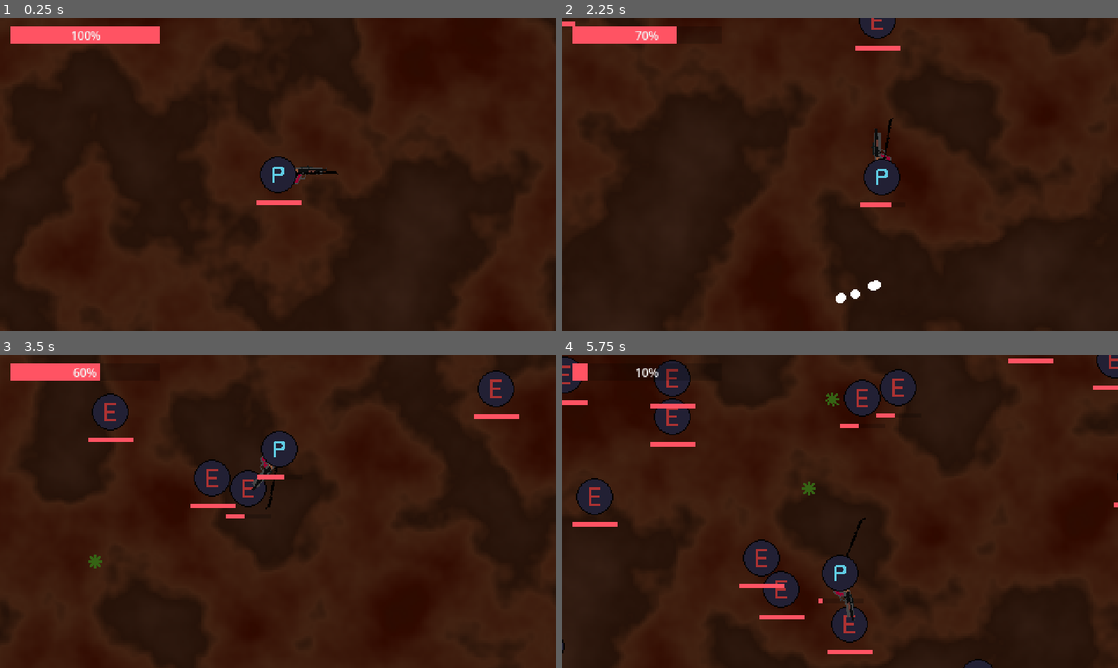
Above: before the commit, frames 1-4 (two rows, left to right).
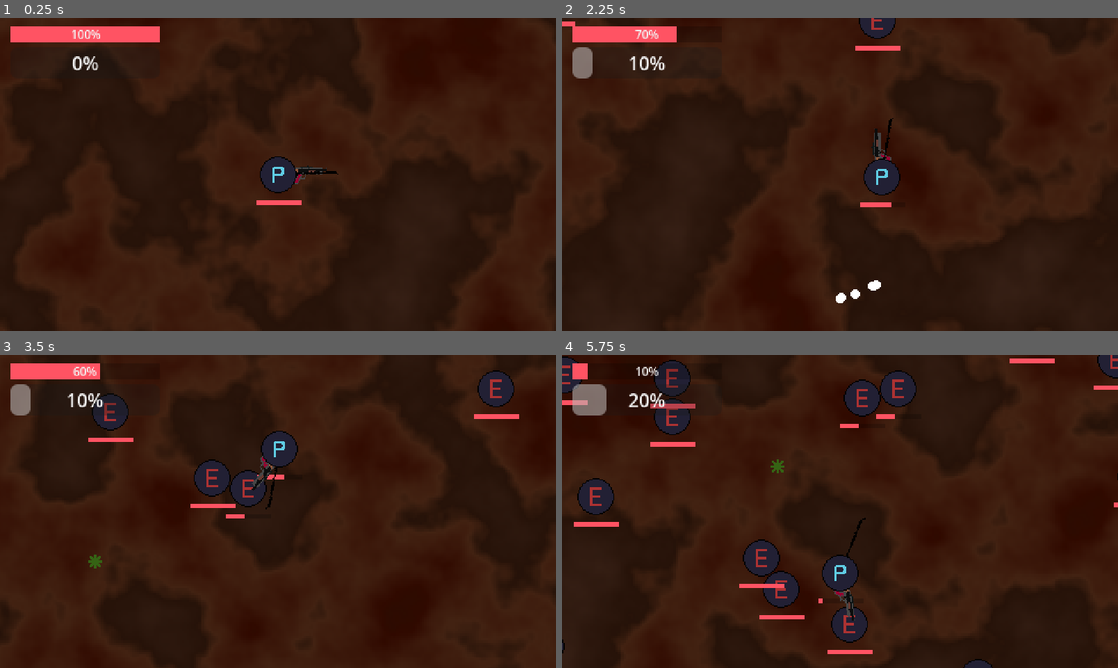
Above: after the commit, the same moments.

Repository: BaldurThor/CGDD
Game: Godot game, scene res://scenes/main.tscn
The game is run twice, just before and just after one commit, with the same random seed, the same clock (stepped at 60 frames per second) and the same inputs.
Inputs (mouse positions are in pixels of both pictures, inside the frame that each line leads up to):
- Up to frame 1 (0.25 s): no input
- Up to frame 2 (2.25 s): tap Enter at 0.5 s; move the mouse to (962, 158) at 0.52 s; hold D (move_right) 0.53-1.28 s; click (962, 158) at 0.67 s; move the mouse to (728, 190) at 1.27 s; hold S (move_down) 1.28-2.03 s; move the mouse to (895, 105) at 2.02 s; hold D (move_right) from 2.03 s (still down)
- Up to frame 3 (3.5 s): move the mouse to (250, 574) at 2.77 s; release D (move_right) at 2.78 s; hold W (move_up) from 2.78 s (still down); click (250, 574) at 2.92 s
- Up to frame 4 (5.75 s): move the mouse to (1006, 558) at 3.52 s; release W (move_up) at 3.53 s; hold A (move_left) 3.53-5.03 s; move the mouse to (673, 464) at 4.27 s; move the mouse to (867, 511) at 5.02 s; hold S (move_down) from 5.03 s (still down); click (867, 511) at 5.17 s

The runs differ from the first frame. In frame 1, 0.3% of the frame differs, in the area x 1-29%, y 3-17%; in frame 2, 0.6%; in frame 3, 0.7%; in frame 4, 1.5%, in the area x 1-99%, y 0-84%.

Commit message:
Add experience progress bar and experience collecting

Diff:
--- /dev/null
+++ b/player_stats.tscn
@@ -0,0 +1,3 @@
+[gd_scene format=3 uid="uid://dqeoaqvkhitna"]
+
+[node name="Stats" type="Node2D"]
--- /dev/null
+++ b/scenes/experience_bar.gd
@@ -0,0 +1,12 @@
+class_name ExperienceBar extends ProgressBar
+
+@onready var experience: Experience = $"../../../Experience"
+
+func _ready() -> void:
+	experience.update_experience_bar.connect(_update_experience_bar)
+	value = experience.current_experience
+	max_value = experience.required_for_level_up
+	step = 1
+
+func _update_experience_bar(experience_amount: int) -> void:
+	value = experience_amount
--- a/scenes/experience_radius.gd
+++ b/scenes/experience_radius.gd
@@ -1,6 +1,9 @@
 class_name ExperienceRange extends Area2D
 
-@onready var player: Player = $".."
+# The radius at which the gems are drawn towards the player.
+# This radius may be changed at runtime.
+
+@onready var player: Player = $"../.."
 
 func _on_body_entered(body: Node2D) -> void:
 	if body is ExperienceGem:
--- /dev/null
+++ b/scenes/experience_tracker.gd
@@ -0,0 +1,15 @@
+class_name Experience extends Node
+
+# Manages everything related to experience on the player-side
+
+var current_experience: int = 0
+var required_for_level_up: int = 10
+signal gain_experience(amount: int)
+signal update_experience_bar(experience: int)
+
+func _ready() -> void:
+	gain_experience.connect(_gain_experience)
+
+func _gain_experience(amount: int) -> void:
+	current_experience += amount
+	update_experience_bar.emit(current_experience)
--- /dev/null
+++ b/scenes/pickup_radius.gd
@@ -0,0 +1,11 @@
+class_name PickupRadius extends Area2D
+
+# The radius of which the experience gems are actually picked up.
+# This radius should not be changed at runtime.
+
+@onready var experience: Experience = $".."
+
+func _on_body_entered(body: Node2D) -> void:
+	if body is ExperienceGem:
+		experience.gain_experience.emit(body.experience_value)
+		body.queue_free()
--- a/scenes/player.tscn
+++ b/scenes/player.tscn
@@ -1,22 +1,25 @@
-[gd_scene load_steps=24 format=3 uid="uid://m0yu4nmvb5mw"]
+[gd_scene load_steps=28 format=3 uid="uid://4772b5hdnvou"]
 
 [ext_resource type="Script" path="res://scripts/player.gd" id="1_8f13i"]
 [ext_resource type="Texture2D" uid="uid://dvihjb0iw3fs7" path="res://assets/player_placeholder.png" id="1_hjk42"]
 [ext_resource type="Shader" path="res://assets/ground.gdshader" id="2_k5ka0"]
 [ext_resource type="Script" path="res://scripts/gun_rotation.gd" id="4_chwgw"]
-[ext_resource type="PackedScene" uid="uid://dtbj53hjoq25a" path="res://scenes/gun.tscn" id="5_toqby"]
+[ext_resource type="PackedScene" uid="uid://dlu02g3t5bc3x" path="res://scenes/gun.tscn" id="5_toqby"]
 [ext_resource type="Resource" uid="uid://47poamxlvrlg" path="res://assets/weapons/shotgun.tres" id="6_0jfqt"]
 [ext_resource type="Resource" uid="uid://dfrpeoaucgrw1" path="res://assets/weapons/rifle.tres" id="6_hxhvb"]
-[ext_resource type="PackedScene" path="res://scenes/bullet.tscn" id="6_rvydb"]
+[ext_resource type="PackedScene" uid="uid://cjic0x74o4im1" path="res://scenes/bullet.tscn" id="6_rvydb"]
 [ext_resource type="Script" path="res://scripts/rod_swivel.gd" id="6_swhb5"]
 [ext_resource type="Texture2D" uid="uid://cfyf3iuyo4vwe" path="res://assets/rod_placeholder.png" id="7_l7pv7"]
+[ext_resource type="Script" path="res://scenes/experience_bar.gd" id="10_pxkv6"]
 [ext_resource type="Script" path="res://scenes/experience_radius.gd" id="11_fmot2"]
 [ext_resource type="AudioStream" uid="uid://i5mn37rth3s2" path="res://assets/sounds/xp.wav" id="12_ax3nw"]
+[ext_resource type="Script" path="res://scenes/pickup_radius.gd" id="12_yq8ij"]
 [ext_resource type="Theme" uid="uid://hn44xjwjebxk" path="res://themes/health_bar.tres" id="13_soul0"]
-[ext_resource type="PackedScene" uid="uid://b27piue7iem4c" path="res://scenes/health_bar.tscn" id="13_vcw5i"]
+[ext_resource type="PackedScene" uid="uid://bjpfq2ef27wp4" path="res://scenes/health_bar.tscn" id="13_vcw5i"]
 [ext_resource type="Script" path="res://scripts/hud/health_bar.gd" id="14_543rk"]
 [ext_resource type="Script" path="res://scripts/hud/hud.gd" id="15_60owl"]
 [ext_resource type="Script" path="res://scripts/entity_health.gd" id="15_t31hb"]
+[ext_resource type="Script" path="res://scenes/experience_tracker.gd" id="17_8q3by"]
 
 [sub_resource type="ShaderMaterial" id="ShaderMaterial_upf5s"]
 shader = ExtResource("2_k5ka0")
@@ -39,7 +42,10 @@
 radius = 16.0
 
 [sub_resource type="CircleShape2D" id="CircleShape2D_35cqd"]
-radius = 50.0
+radius = 35.0
+
+[sub_resource type="CircleShape2D" id="CircleShape2D_5cqtx"]
+radius = 25.0
 
 [node name="Player" type="CharacterBody2D"]
 script = ExtResource("1_8f13i")
@@ -62,44 +68,6 @@
 
 [node name="Camera2D" type="Camera2D" parent="."]
 position_smoothing_enabled = true
-
-[node name="PistolSwivel" type="Node2D" parent="."]
-script = ExtResource("4_chwgw")
-
-[node name="Pistol" parent="PistolSwivel" instance=ExtResource("5_toqby")]
-bullet_type = ExtResource("6_rvydb")
-
-[node name="RifleSwivel" type="Node2D" parent="."]
-script = ExtResource("4_chwgw")
-
-[node name="Rifle" parent="RifleSwivel" instance=ExtResource("5_toqby")]
-weapon_type = ExtResource("6_hxhvb")
-bullet_type = ExtResource("6_rvydb")
-
-[node name="ShotgunSwivel" type="Node2D" parent="."]
-script = ExtResource("4_chwgw")
-
-[node name="Shotgun" parent="ShotgunSwivel" instance=ExtResource("5_toqby")]
-weapon_type = ExtResource("6_0jfqt")
-bullet_type = ExtResource("6_rvydb")
-
-[node name="RodSwivel" type="Node2D" parent="."]
-script = ExtResource("6_swhb5")
-
-[node name="Rod" type="Node2D" parent="RodSwivel"]
-position = Vector2(30, 0)
-
-[node name="Sprite2D" type="Sprite2D" parent="RodSwivel/Rod"]
-rotation = 0.785398
-texture = ExtResource("7_l7pv7")
-
-[node name="ExperienceRange" type="Area2D" parent="."]
-collision_layer = 0
-collision_mask = 8
-script = ExtResource("11_fmot2")
-
-[node name="ExperienceRadius" type="CollisionShape2D" parent="ExperienceRange"]
-shape = SubResource("CircleShape2D_35cqd")
 
 [node name="PickUpSoundEffect" type="AudioStreamPlayer2D" parent="."]
 stream = ExtResource("12_ax3nw")
@@ -125,4 +93,60 @@
 script = ExtResource("14_543rk")
 health_node_path = NodePath("../../../EntityHealth")
 
-[connection signal="body_entered" from="ExperienceRange" to="ExperienceRange" method="_on_body_entered"]
+[node name="ExperienceBar" type="ProgressBar" parent="HUD/TopLeft"]
+layout_mode = 2
+script = ExtResource("10_pxkv6")
+
+[node name="Experience" type="Node2D" parent="."]
+script = ExtResource("17_8q3by")
+
+[node name="AbsorbRadius" type="Area2D" parent="Experience"]
+collision_layer = 8
+collision_mask = 8
+script = ExtResource("11_fmot2")
+
+[node name="AbsorbRadiusShape" type="CollisionShape2D" parent="Experience/AbsorbRadius"]
+shape = SubResource("CircleShape2D_35cqd")
+
+[node name="PickupRadius" type="Area2D" parent="Experience"]
+collision_layer = 8
+collision_mask = 8
+script = ExtResource("12_yq8ij")
+
+[node name="PickupRadiusShape" type="CollisionShape2D" parent="Experience/PickupRadius"]
+shape = SubResource("CircleShape2D_5cqtx")
+
+[node name="Weapons" type="Node2D" parent="."]
+
+[node name="PistolSwivel" type="Node2D" parent="Weapons"]
+script = ExtResource("4_chwgw")
+
+[node name="Pistol" parent="Weapons/PistolSwivel" instance=ExtResource("5_toqby")]
+bullet_type = ExtResource("6_rvydb")
+
+[node name="RifleSwivel" type="Node2D" parent="Weapons"]
+script = ExtResource("4_chwgw")
+
+[node name="Rifle" parent="Weapons/RifleSwivel" instance=ExtResource("5_toqby")]
+weapon_type = ExtResource("6_hxhvb")
+bullet_type = ExtResource("6_rvydb")
+
+[node name="ShotgunSwivel" type="Node2D" parent="Weapons"]
+script = ExtResource("4_chwgw")
+
+[node name="Shotgun" parent="Weapons/ShotgunSwivel" instance=ExtResource("5_toqby")]
+weapon_type = ExtResource("6_0jfqt")
+bullet_type = ExtResource("6_rvydb")
+
+[node name="RodSwivel" type="Node2D" parent="Weapons"]
+script = ExtResource("6_swhb5")
+
+[node name="Rod" type="Node2D" parent="Weapons/RodSwivel"]
+position = Vector2(30, 0)
+
+[node name="Sprite2D" type="Sprite2D" parent="Weapons/RodSwivel/Rod"]
+rotation = 0.785398
+texture = ExtResource("7_l7pv7")
+
+[connection signal="body_entered" from="Experience/AbsorbRadius" to="Experience/AbsorbRadius" method="_on_body_entered"]
+[connection signal="body_entered" from="Experience/PickupRadius" to="Experience/PickupRadius" method="_on_body_entered"]
--- a/scripts/experience_gem.gd
+++ b/scripts/experience_gem.gd
@@ -17,8 +17,3 @@
 
 func _on_acceleration_timer_timeout() -> void:
 	tracking_speed += 1
-
-func _on_experience_pickup_radius_body_entered(body: Node2D) -> void:
-	if body is Player:
-		GameManager.get_player().gain_experience(experience_value)
-		queue_free()
--- a/scripts/gun.gd
+++ b/scripts/gun.gd
@@ -1,6 +1,6 @@
 class_name Gun extends Node2D
 
-@onready var player: Player = $"../.."
+@onready var player: Player = $"../../.."
 @onready var attack_timer: Timer = $AttackTimer
 @onready var burst_timer: Timer = $BurstTimer
 @onready var sprite_2d: Sprite2D = $Sprite2D
--- a/scripts/hud/health_bar.gd
+++ b/scripts/hud/health_bar.gd
@@ -1,6 +1,5 @@
 class_name HealthBar extends ProgressBar
 @export var health_node_path: NodePath
-@onready var health_bar: ProgressBar = $HealthProgressBar
 
 var health_node: EntityHealth
 
--- a/scripts/player.gd
+++ b/scripts/player.gd
@@ -38,8 +38,6 @@
 func take_damage(amount: int) -> void:
 	entity_health.deal_damage(amount)
 
-func gain_experience(amount: int) -> void:
-	# TODO: Make the pitch based on % progress to the next level on a scale of 0.5 - 2.0
-	var pitch: float = randf_range(0.5, 2.0)
-	pick_up_sound_effect.pitch_scale = pitch
-	pick_up_sound_effect.play()
+
+func _on_pickup_radius_area_entered(area: Area2D) -> void:
+	pass # Replace with function body.
Not shown: 1 places in scenes/enemy.tscn that only renumber resources
Not shown: 1 places in scenes/health_bar.tscn that only renumber resources
Not shown: 1 places in scenes/main.tscn that only renumber resources
